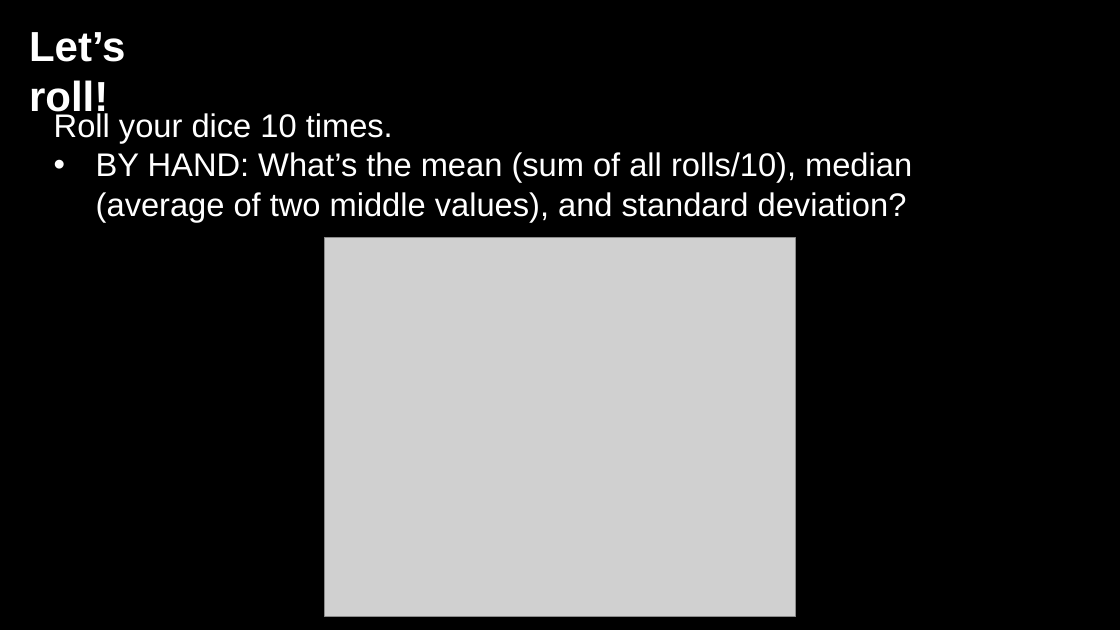
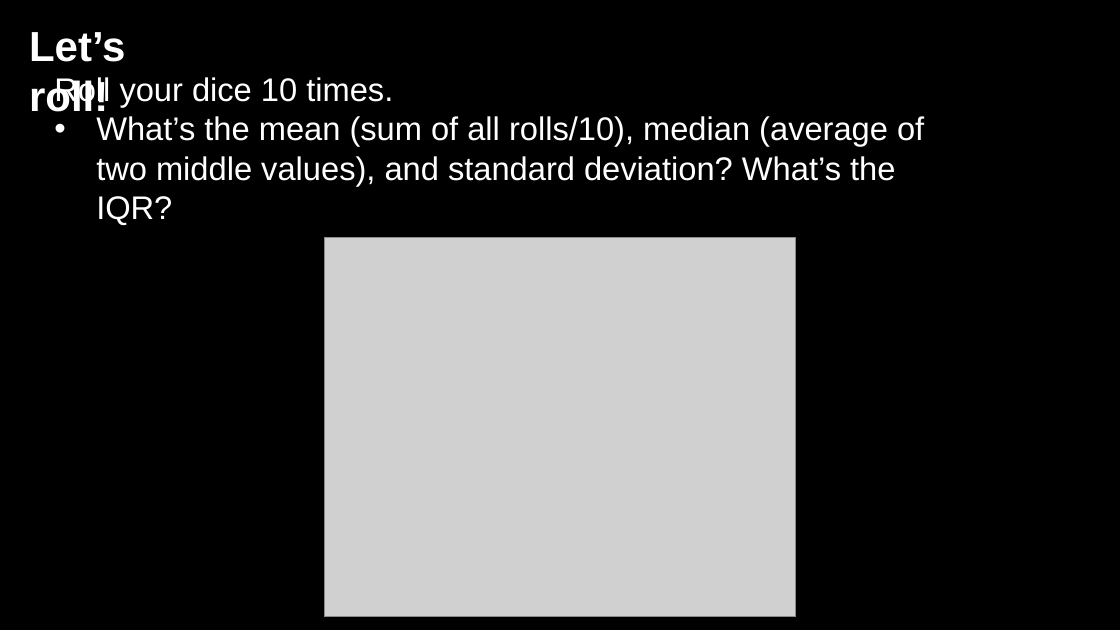
Before and after one commit to jshannon75/geog4300, a slide deck: slide 6 of in_class_slides/geog4300_W03-1 Classification and descriptive stats.pptx (slide 7 before the commit). Drawn at 1120x630 pixels with LibreOffice and Linux fonts; fonts in the diff are those of the drawing; grey boxes stand for pictures; background and template pictures are left out. Boxes give left, top, right and bottom in pixels: in the first picture for what was removed or moved away, otherwise in the second. Text is boxed around its words. In the diff, an @@ line names an element or a change of style, - is before the commit and + after.

```diff
--- a/in_class_slides/geog4300_W03-1 Classification and descriptive stats.pptx
+++ b/in_class_slides/geog4300_W03-1 Classification and descriptive stats.pptx
@@ text "Roll your dice 10 times.": place and size @@
-text "Roll your dice 10 times." at bbox=[54, 111, 912, 221]
+text "Roll your dice 10 times." at bbox=[96, 77, 924, 225]
@@ text at bbox=[96, 116, 924, 225]: text changed @@
-• BY HAND: What’s the mean (sum of all rolls/10), median (average of two middle values), and standard deviation?
+• What’s the mean (sum of all rolls/10), median (average of two middle values), and standard deviation? What’s the IQR?
```
Also in this commit, not shown: 3 other slides changed, 1 slide removed.
